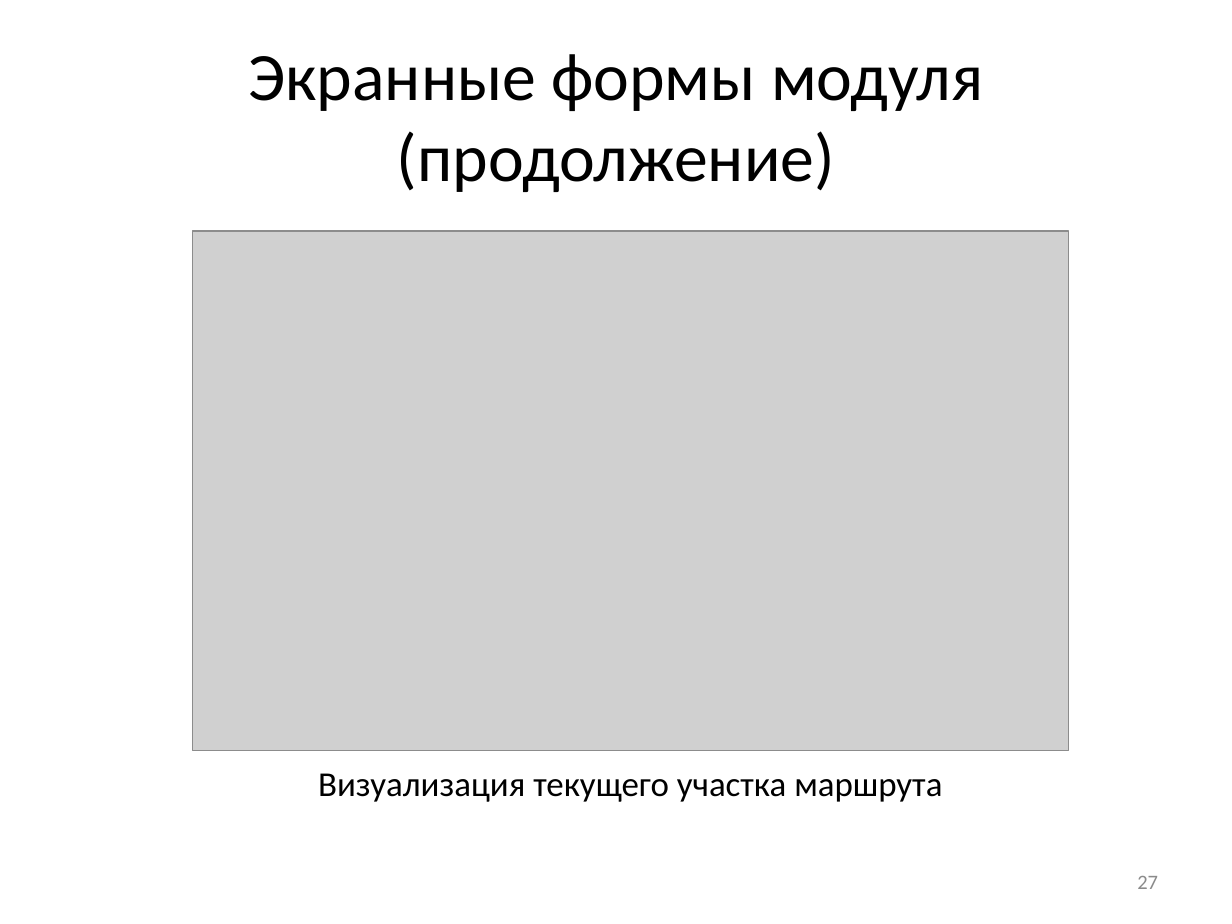
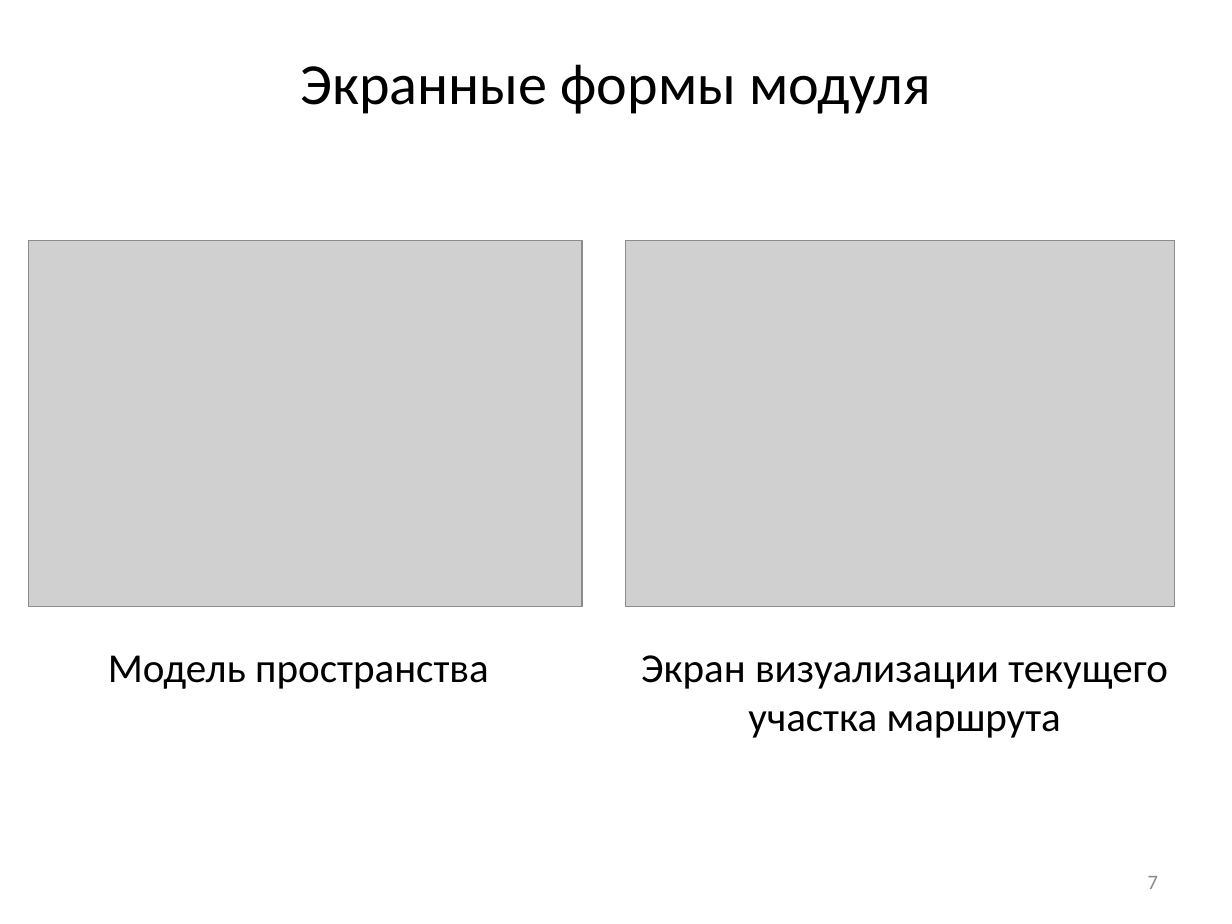
Before and after one commit to Dormou/2D-walkthrough-module, a slide deck: slide 7 of Documents/Волосникова И.А..pptx (slide 27 before the commit). Drawn at 1232x924 pixels with LibreOffice and Linux fonts; fonts in the diff are those of the drawing; grey boxes stand for pictures. Boxes give left, top, right and bottom in pixels: in the first picture for what was removed or moved away, otherwise in the second. Text is boxed around its words. In the diff, an @@ line names an element or a change of style, - is before the commit and + after.

```diff
--- a/Documents/Волосникова И.А..pptx
+++ b/Documents/Волосникова И.А..pptx
@@ title at bbox=[301, 64, 931, 114]: text changed; size 39.6 to 34 pt @@
-Экранные формы модуля (продолжение)
+Экранные формы модуля
@@ picture added at bbox=[28, 240, 582, 606] @@
@@ picture: place and size @@
-picture at bbox=[192, 230, 1068, 750]
+picture at bbox=[626, 240, 1174, 606]
@@ text added at bbox=[108, 655, 489, 689], 24 pt, text #000000 @@
+Модель пространства
@@ text at bbox=[641, 655, 1168, 738]: text changed; size 20.4 to 24 pt @@
-Визуализация текущего участка маршрута
+Экран визуализации текущего участка маршрута
@@ page number at bbox=[1148, 876, 1158, 889]: text changed @@
-27
+7
```
Also in this commit, not shown: 5 other slides changed, 4 slides added, 26 slides removed, 33 other files.
